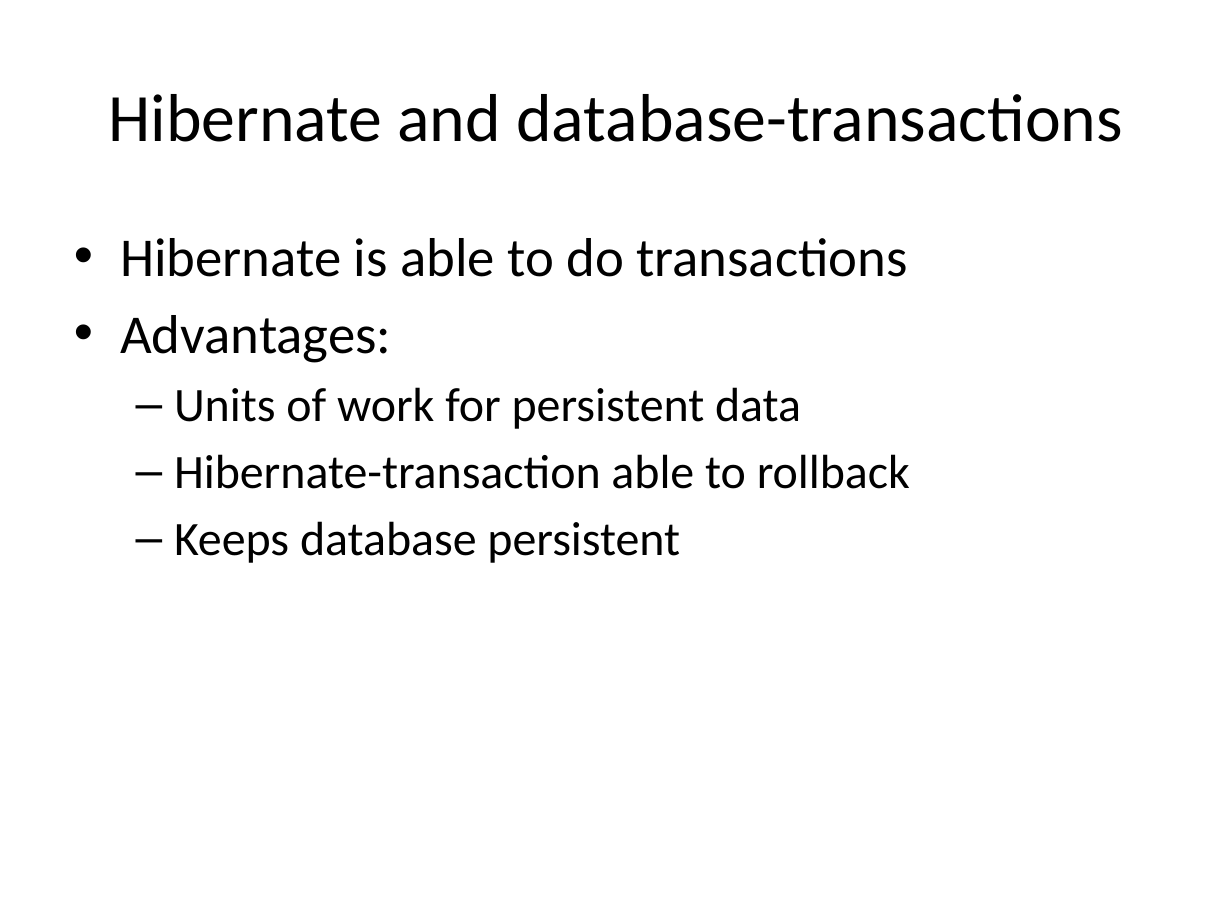
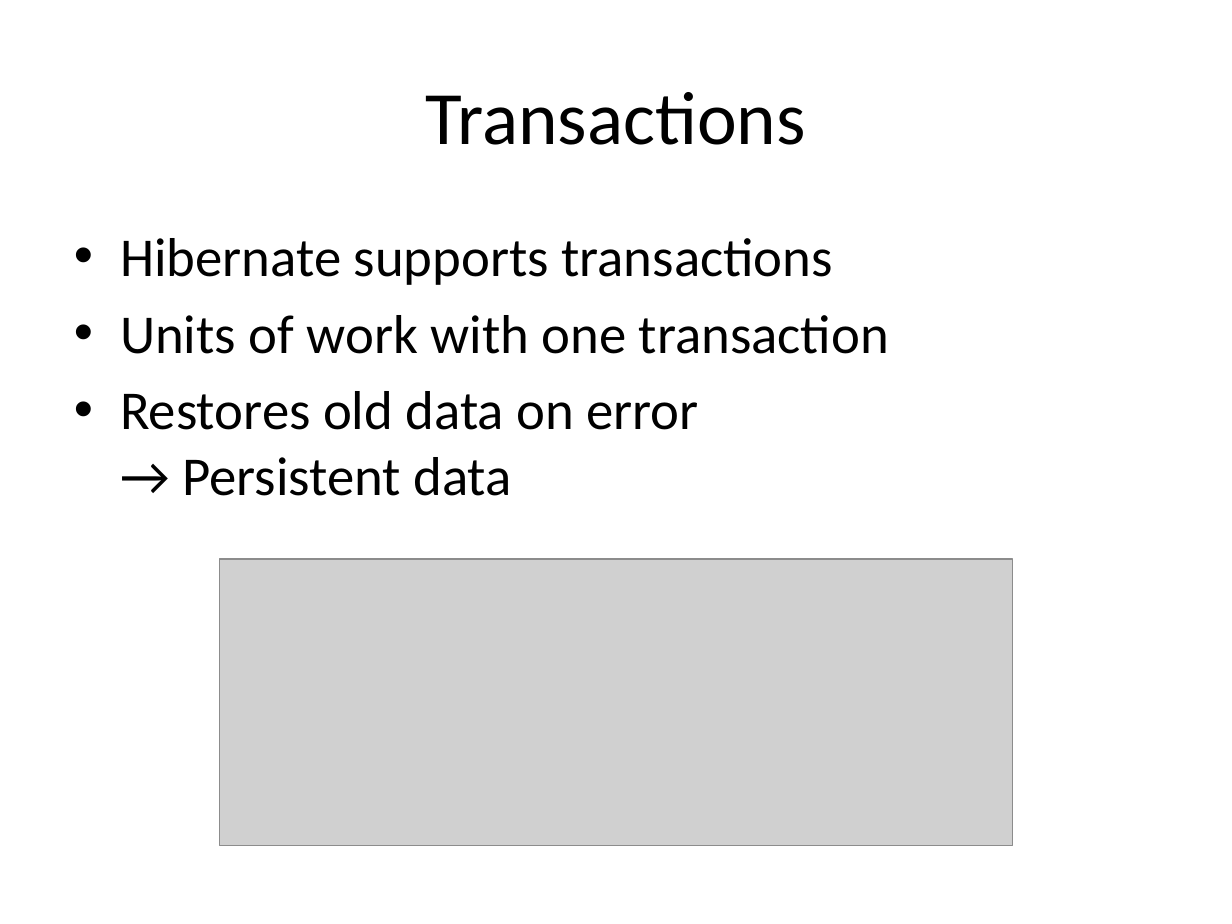
Before and after one commit to markusmo/HotelSoftware, a slide deck: slide 17 of Documentation/Praesentation/PresentationRoomanizer.pptx (slide 16 before the commit). Drawn at 1232x924 pixels with LibreOffice and Linux fonts; fonts in the diff are those of the drawing; grey boxes stand for pictures. Boxes give left, top, right and bottom in pixels: in the first picture for what was removed or moved away, otherwise in the second. Text is boxed around its words. In the diff, an @@ line names an element or a change of style, - is before the commit and + after.

```diff
--- a/Documentation/Praesentation/PresentationRoomanizer.pptx
+++ b/Documentation/Praesentation/PresentationRoomanizer.pptx
@@ title at bbox=[426, 92, 806, 145]: text changed; size 39.6 to 44 pt @@
-Hibernate and database-transactions
+Transactions
@@ text at bbox=[120, 238, 889, 496]: text changed; size 28 to 32 pt @@
-• Hibernate is able to do transactions
-• Advantages:
-  – Units of work for persistent data
-  – Hibernate-transaction able to rollback
-  – Keeps database persistent
+• Hibernate supports transactions
+• Units of work with one transaction
+• Restores old data on error
+  → Persistent data
@@ picture added at bbox=[219, 559, 1013, 846] @@
```
Also in this commit, not shown: 8 other slides changed, 7 slides added, 3 slides removed, 15 other files.
